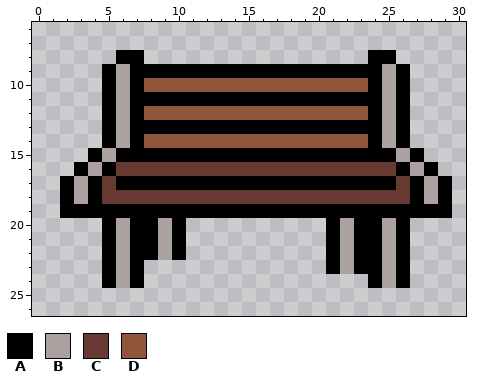
Pixel-art file -- Assets/Sprites/Bench.aseprite. The picture above is the old version.
32x32 pixels, 1 frame. Shown: x 0..30, y 6..26.
Palette (. is transparent): A #000000  B #aba2a0  C #663931  D #8f563b
Pixels before, first column x 2:
 8 ....AA................AA....
 9 ...ABAAAAAAAAAAAAAAAAAABA...
10 ...ABADDDDDDDDDDDDDDDDABA...
11 ...ABAAAAAAAAAAAAAAAAAABA...
12 ...ABADDDDDDDDDDDDDDDDABA...
13 ...ABAAAAAAAAAAAAAAAAAABA...
14 ...ABADDDDDDDDDDDDDDDDABA...
15 ..ABAAAAAAAAAAAAAAAAAAAABA..
16 .ABACCCCCCCCCCCCCCCCCCCCABA.
17 ABACAAAAAAAAAAAAAAAAAAAACABA
18 ABACCCCCCCCCCCCCCCCCCCCCCABA
19 AAAAAAAAAAAAAAAAAAAAAAAAAAAA
20 ...ABAABA..........ABAABA...
21 ...ABAABA..........ABAABA...
22 ...ABAABA..........ABAABA...
23 ...ABA.............ABAABA...
24 ...ABA................ABA...
And afterwards:
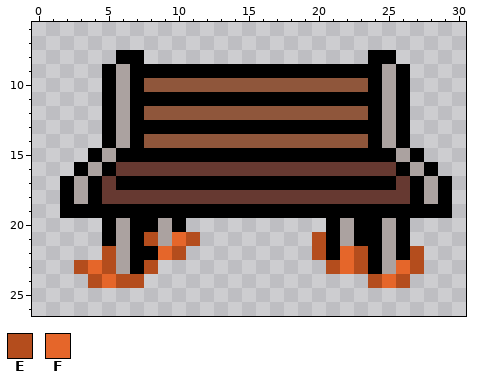
Colours new in this view: E #b44d1d  F #e5662a
Edits made:
{"y":21,"x":8,"old":"A","new":"E"}
{"y":21,"x":10,"old":"A.","new":"FE"}
{"y":21,"x":20,"old":".","new":"E"}
{"y":22,"x":5,"old":"A","new":"E"}
{"y":22,"x":9,"old":"BA","new":"FE"}
{"y":22,"x":20,"old":".","new":"E"}
{"y":22,"x":22,"old":"BA","new":"FE"}
{"y":22,"x":27,"old":".","new":"E"}
{"y":23,"x":3,"old":"..A","new":"EFE"}
{"y":23,"x":8,"old":".","new":"E"}
{"y":23,"x":21,"old":"ABA","new":"EFE"}
{"y":23,"x":26,"old":"A.","new":"FE"}
{"y":24,"x":4,"old":".ABA","new":"EFEE"}
{"y":24,"x":24,"old":"ABA","new":"EFE"}
